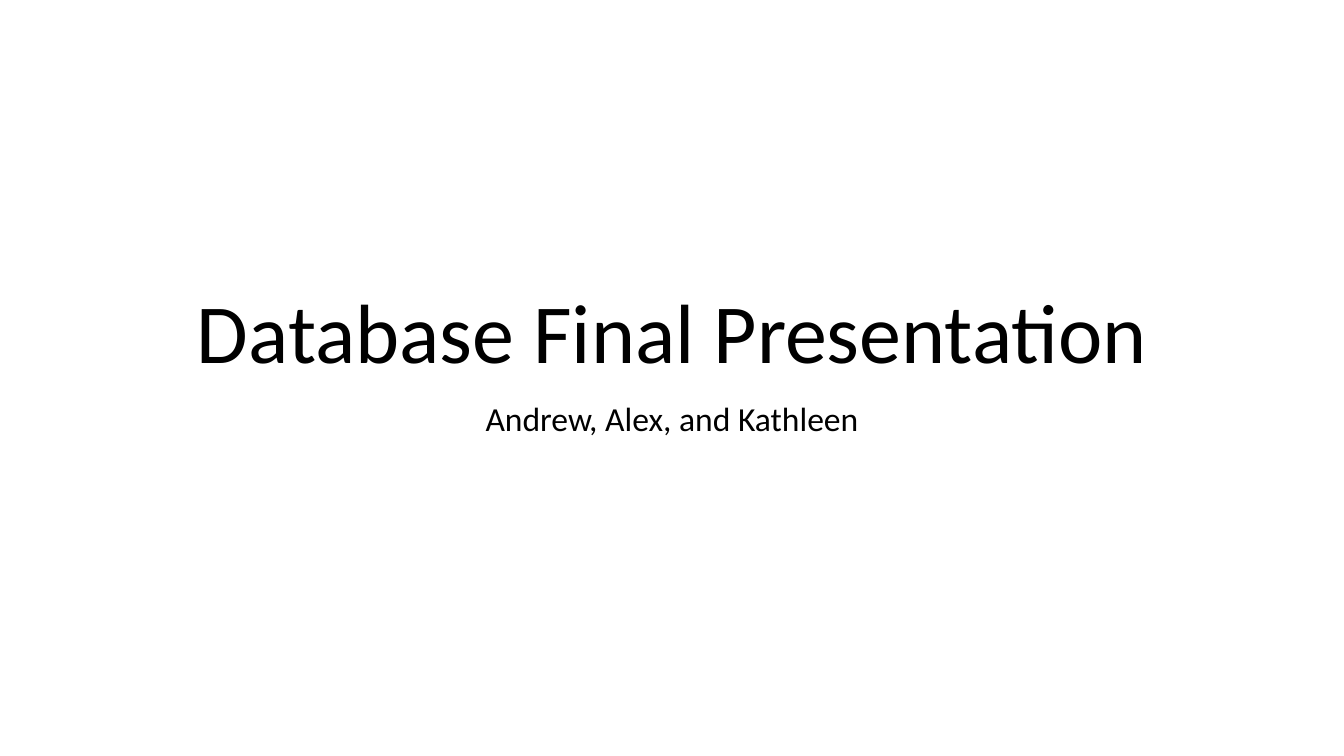
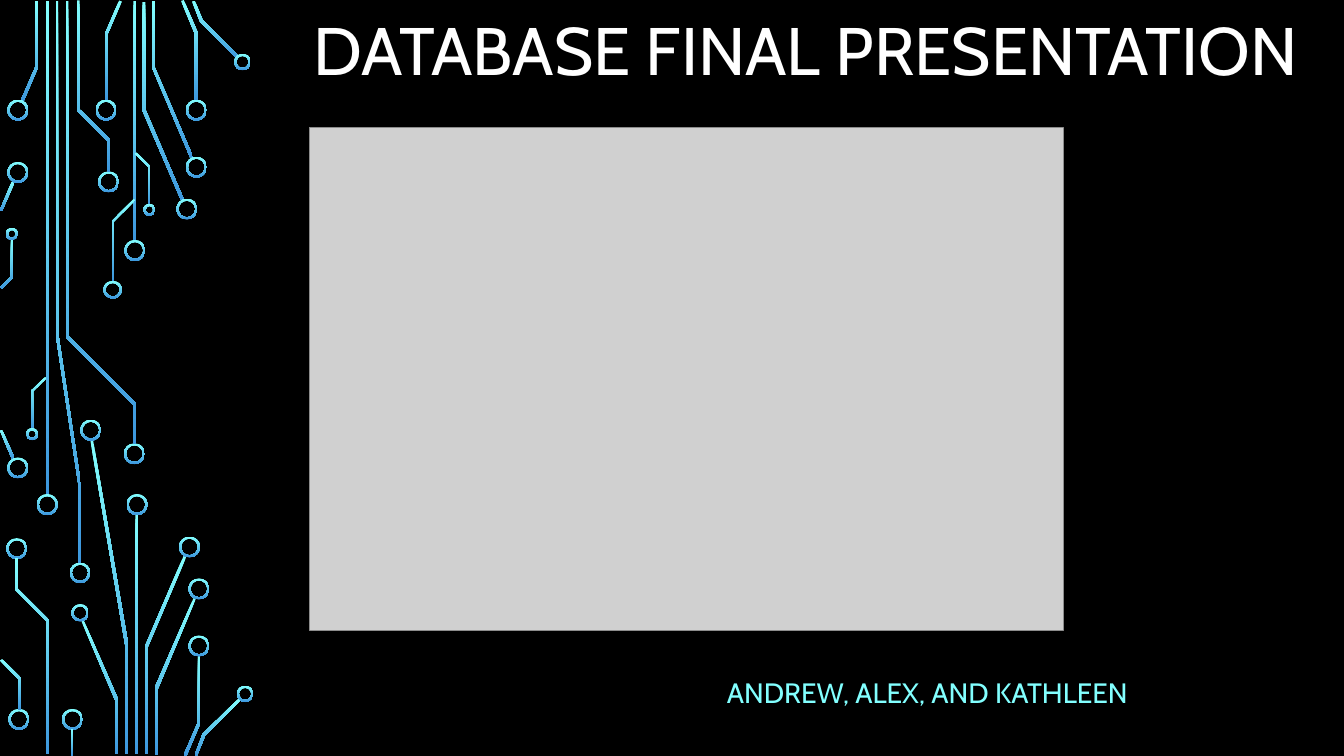
Before and after one commit to KathLevi/TheaterApp, a slide deck: slide 1 of Database Final Presentation.pptx. Drawn at 1344x756 pixels with LibreOffice and Linux fonts; fonts in the diff are those of the drawing; grey boxes stand for pictures; background and template pictures are left out. Boxes give left, top, right and bottom in pixels: in the first picture for what was removed or moved away, otherwise in the second. Text is boxed around its words. In the diff, an @@ line names an element or a change of style, - is before the commit and + after.

```diff
--- a/Database Final Presentation.pptx
+++ b/Database Final Presentation.pptx
@@ background #FFFFFF to picture (left out) @@
@@ title at box(314, 27, 1298, 76): text changed; size 60 to 48 pt; font Calibri to Cabin; text colour #000000 to #FFFFFF @@
-Database Final Presentation
+DATABASE FINAL PRESENTATION
@@ picture added at box(310, 128, 1064, 631) @@
@@ group added at box(0, 0, 254, 756): 50 freeform shapes, 4 rectangles @@
@@ subtitle at box(727, 683, 1128, 706): text changed; size 24 to 20 pt; font Calibri to Cabin; text colour #000000 to #82FFFF @@
-Andrew, Alex, and Kathleen
+ANDREW, ALEX, AND KATHLEEN
```
Also in this commit, not shown: 5 other slides changed, 2 slides added, 2 slides removed.
